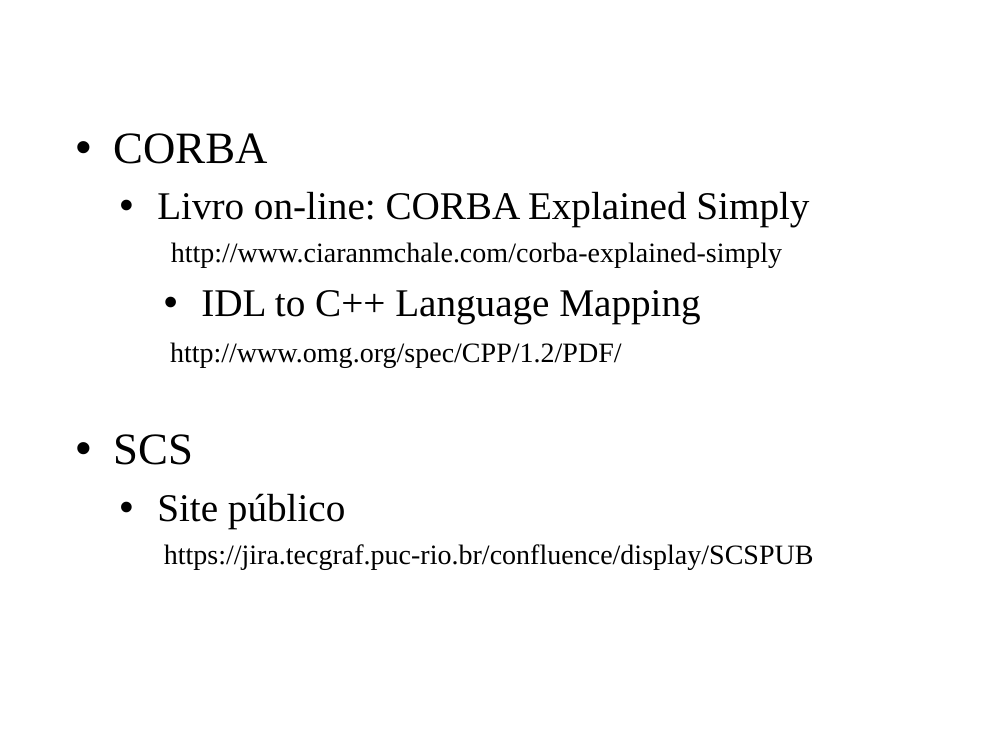
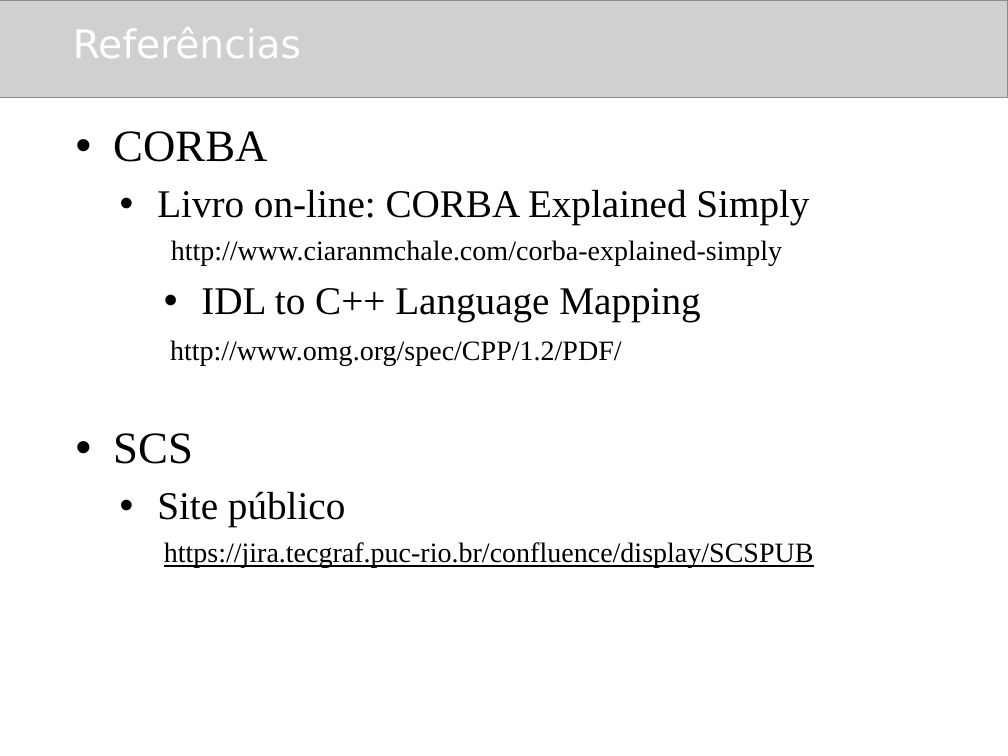
Before and after one commit to amadeubarbosa/openbus-core, a slide deck: slide 4 of docs/cursos/developer/cpp/1.Agenda_CPP.ppt. Drawn at 1008x756 pixels with LibreOffice and Linux fonts; fonts in the diff are those of the drawing; grey boxes stand for pictures; background and template pictures are left out. Boxes give left, top, right and bottom in pixels: in the first picture for what was removed or moved away, otherwise in the second. Text is boxed around its words. In the diff, an @@ line names an element or a change of style, - is before the commit and + after.

```diff
--- a/docs/cursos/developer/cpp/1.Agenda_CPP.ppt
+++ b/docs/cursos/developer/cpp/1.Agenda_CPP.ppt
@@ picture added at [0,0,1008,98] @@
@@ title "Referências" at [73,27,301,58]: bold off @@
@@ text at [164,542,814,568]: underline on in "https://jira.tecgraf.puc-rio.br/confluence/display/SCSPUB" @@
```
Also in this commit, not shown: 6 other slides changed, 1 other file.
